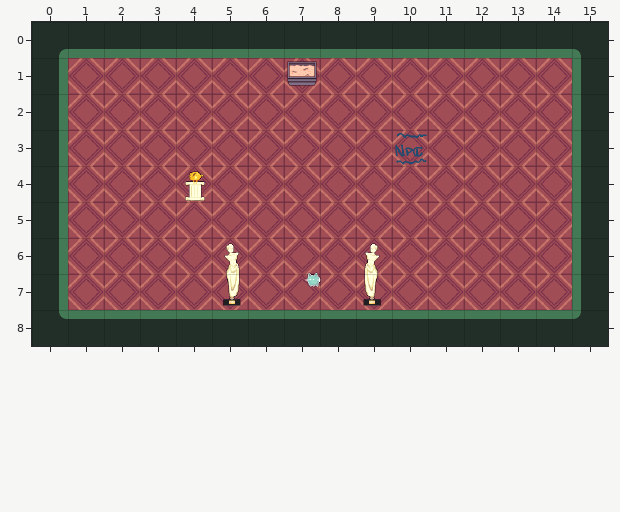
An edit to a level. Tiled map (JSON), assets/tiled/d2_3.json. The picture above was drawn from the file before the commit.
Cells are 64x64 px. Shown: x 0..15, y 0..8.
The result:
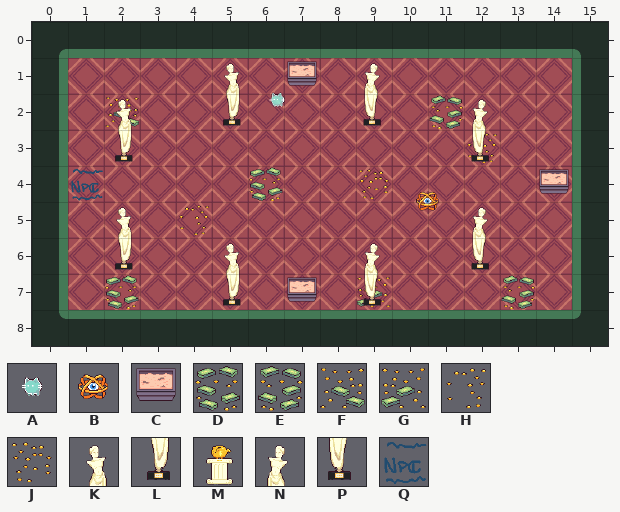
Key: from "room_tileset": A 26, B 27, C 30, D 76, E 77, F 78, G 79, H 80, J 81, K 122, L 147, M 148, N 172, P 197, Q 226.
_ is an empty cell.
Objects are placed by their top-left corner, in cells (3,4 is the top-left corner of cell 3,4); size is 1x1 cell unless given.
The author wrote: D2 complete. D2 boss done.
Edits made:
Layer "onn":
The edit adds tile D in row 4 at x 6; in row 7 at x 2.
The edit adds tile E in row 2 at x 11; in row 7 at x 13.
The edit adds tile F in row 2 at x 2.
The edit adds tile G in row 7 at x 9.
The edit adds tile H in row 3 at x 12; in row 5 at x 4.
The edit adds tile J in row 4 at x 9.
Layer "onc":
The edit adds tile K in row 1 at x 5; in row 2 at x 2; in row 5 at x 2.
The edit adds tile L in row 2 at x 5; in row 3 at x 2; in row 6 at x 2.
The edit adds tile N in row 1 at x 9; in row 2 at x 12; in row 5 at x 12.
The edit adds tile P in row 2 at x 9; in row 3 at x 12; in row 6 at x 12.
The edit erases tile M in row 4 at x 4.
Layer "npcs":
A new object: Q "bunny" at 1,4.
Object Q "bunny" at 10,3 is removed.
Layer "portals":
A new object: C "d2_4" at 14,4.
A new object: C "d2_boss" at 7,7.
Layer "enemies":
A new object: B "eO_0" at 10.5,4.5.
Layer "player":
Object A "Player" at 7.3,6.7 becomes A "Player" at 6.3,1.7.
Boxes around the changes in both pictures, in picture pixels (x1, y1, x2, y2):
added: (223, 63, 241, 126)
changed: (357, 63, 535, 309)
new place: (269, 92, 285, 107)
added: (71, 97, 139, 309)
changed: (179, 171, 209, 235)
added: (249, 167, 283, 201)
added: (539, 169, 569, 194)
changed: (287, 272, 321, 302)
